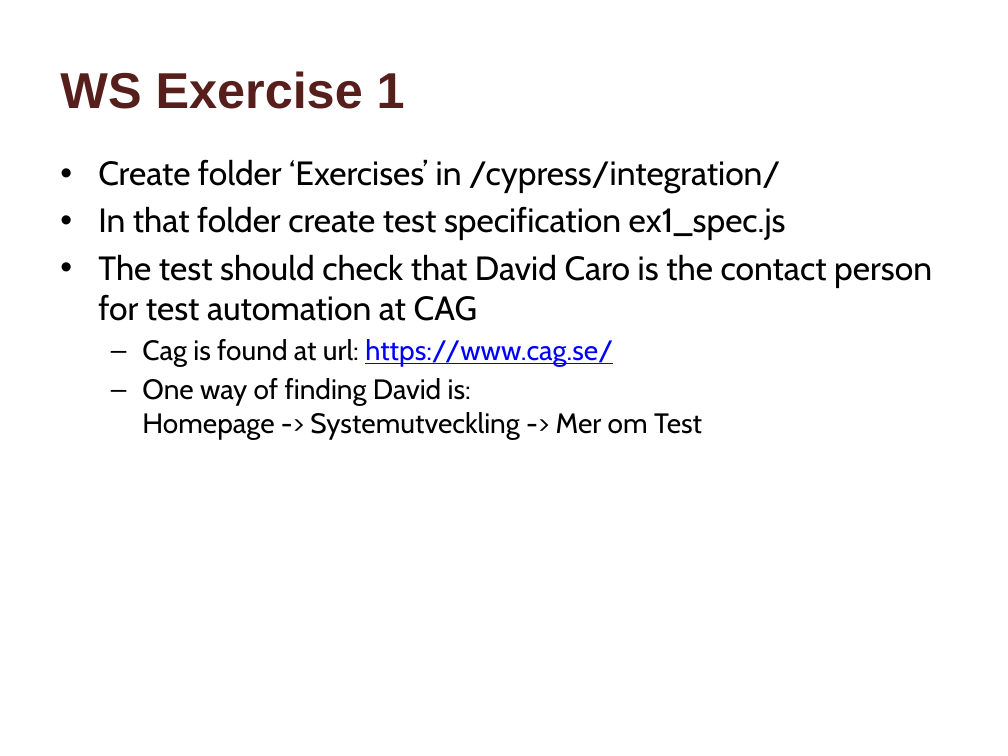
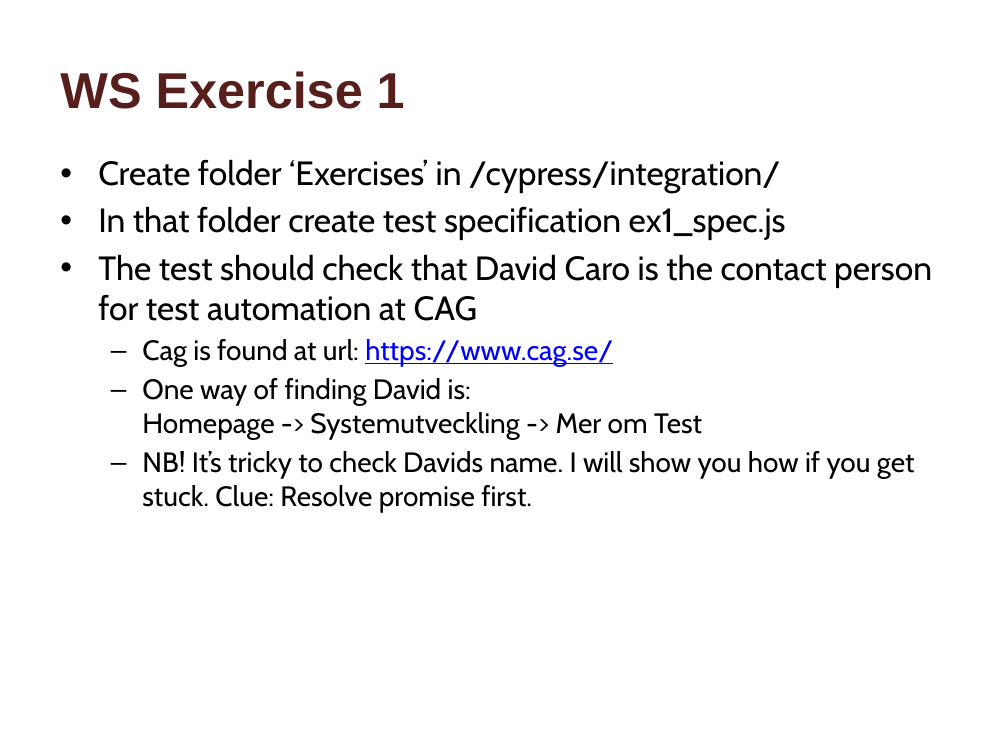
Before and after one commit to andekd/CypressWS, a slide deck: slide 9 of workshop/CypressWS.pptx. Drawn at 1008x756 pixels with LibreOffice and Linux fonts; fonts in the diff are those of the drawing; background and template pictures are left out. Boxes give left, top, right and bottom in pixels: in the first picture for what was removed or moved away, otherwise in the second. Text is boxed around its words. In the diff, an @@ line names an element or a change of style, - is before the commit and + after.

```diff
--- a/workshop/CypressWS.pptx
+++ b/workshop/CypressWS.pptx
@@ text at (142, 451, 915, 512): paragraph added @@
+  – NB! It’s tricky to check Davids name. I will show you how if you get stuck. Clue: Resolve promise first.
```
Also in this commit, not shown: 2 other files.
